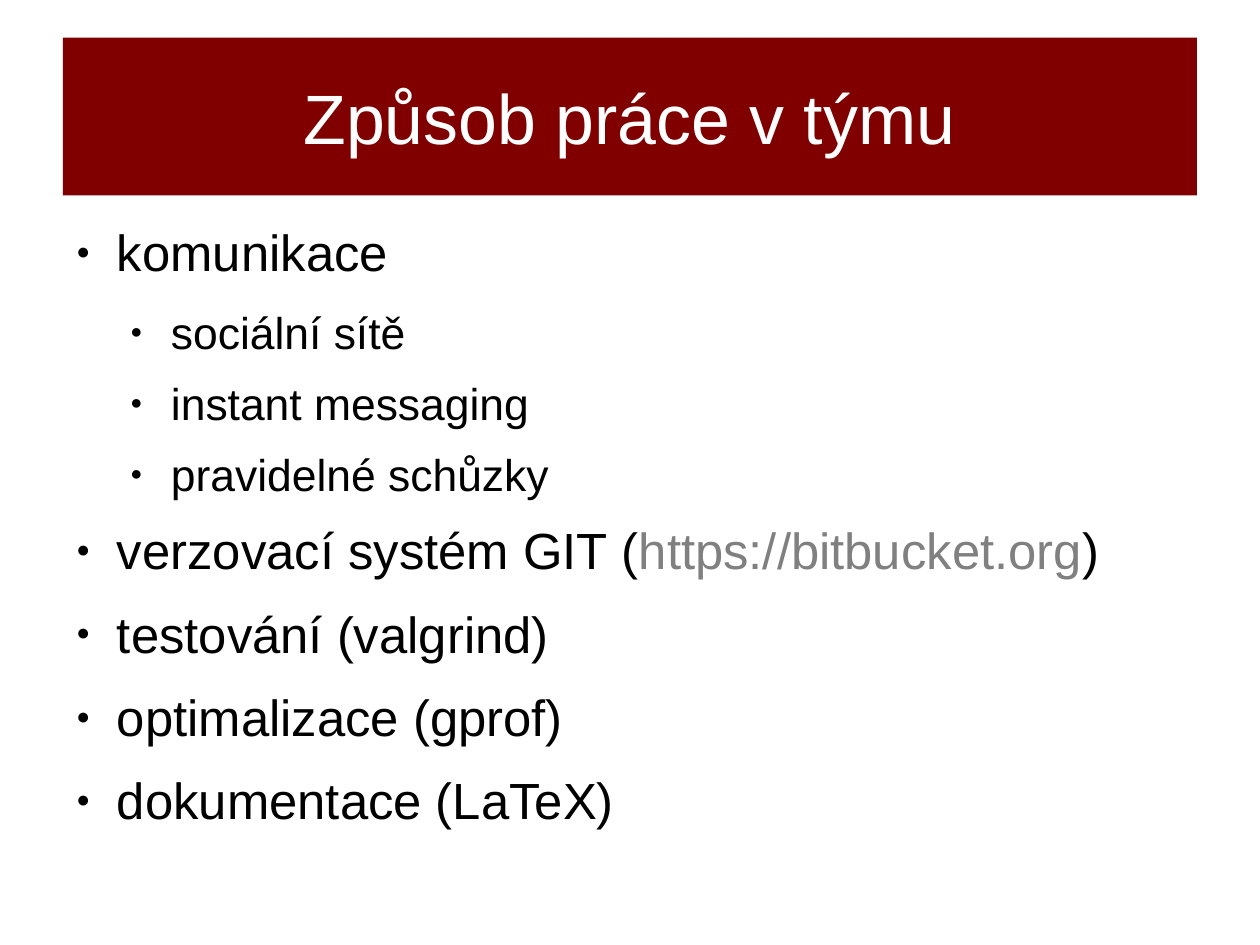
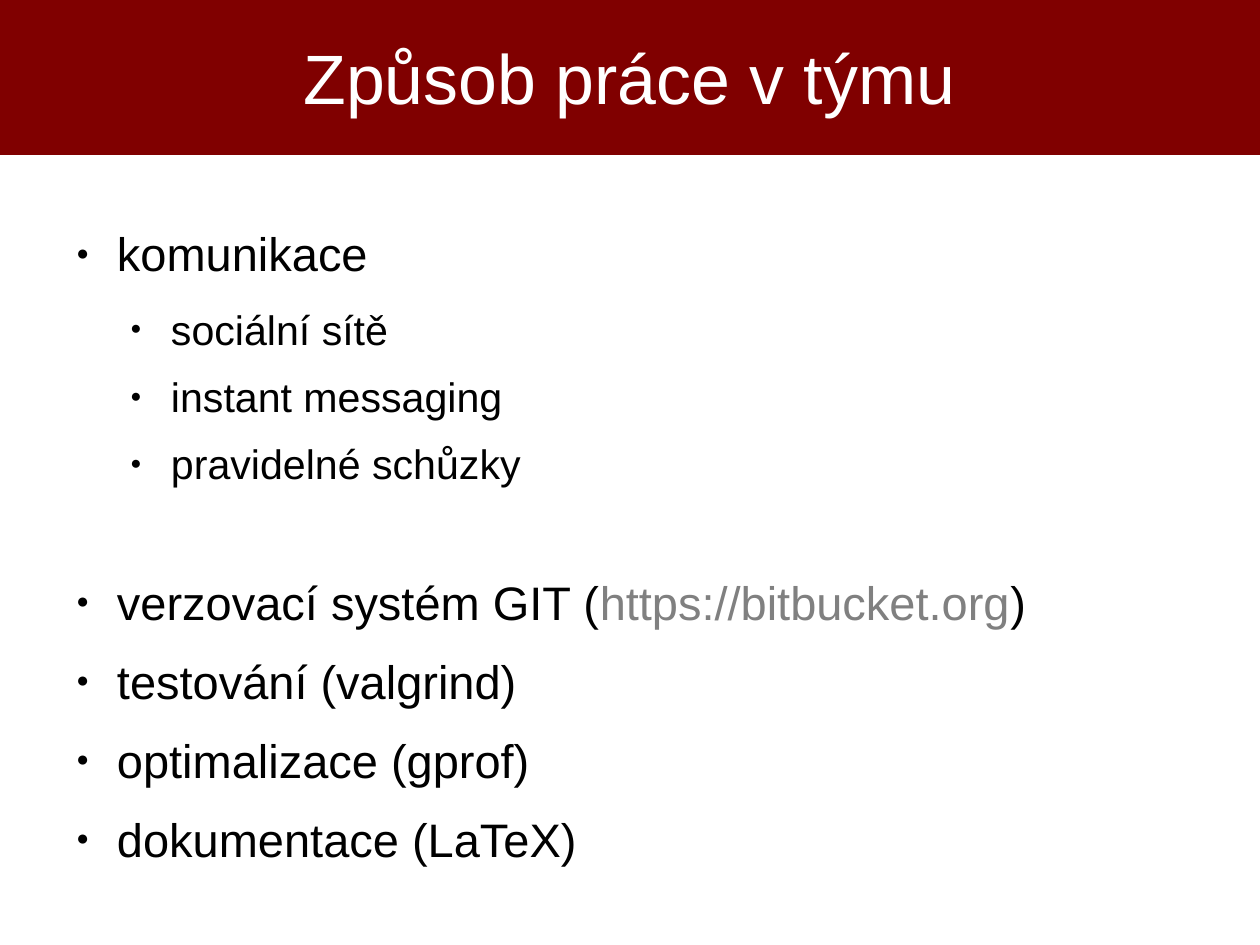
Before and after one commit to poncovka/ifj-interpret, a slide deck: slide 11 of obhajoba/xtrkal00.odp. Drawn at 1260x945 pixels with LibreOffice and Linux fonts; fonts in the diff are those of the drawing. Boxes give left, top, right and bottom in pixels: in the first picture for what was removed or moved away, otherwise in the second. Text is boxed around its words. In the diff, an @@ line names an element or a change of style, - is before the commit and + after.

```diff
--- a/obhajoba/xtrkal00.odp
+++ b/obhajoba/xtrkal00.odp
@@ title "Způsob práce v týmu": place and size @@
-title "Způsob práce v týmu" at [63, 38, 1197, 196]
+title "Způsob práce v týmu" at [0, 0, 1260, 155]
@@ text "komunikace" at [117, 237, 1026, 866]: size 32 to 29.6 pt in "komunikace", "verzovací systém GIT (https://bitbucket.org)", "testování (valgrind)", "optimalizace (gprof)" and 1 more places; size 28 to 25.9 pt in "sociální sítě", "instant messaging", "pravidelné schůzky" @@
```
Also in this commit, not shown: 10 other slides changed, 1 slide added, 1 slide removed.
